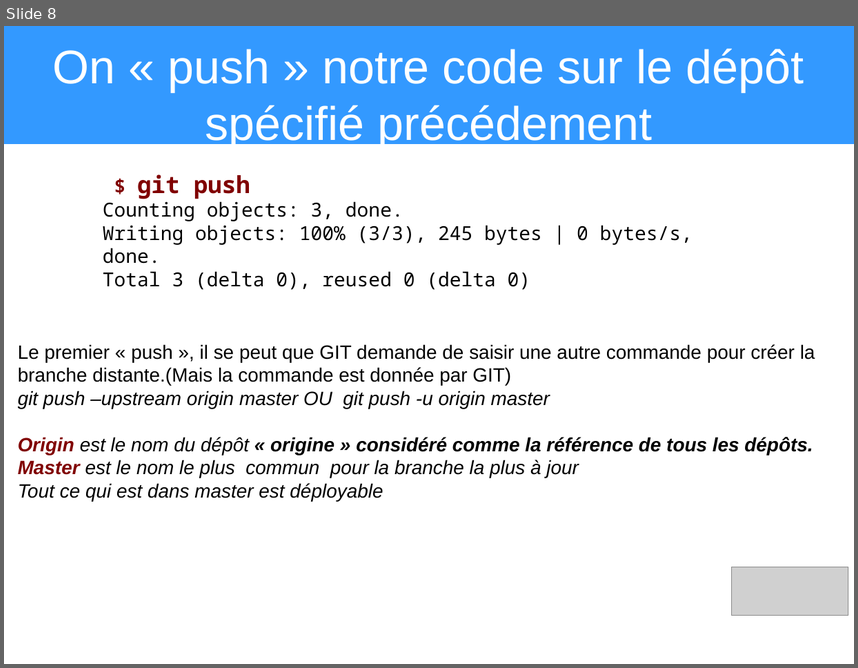
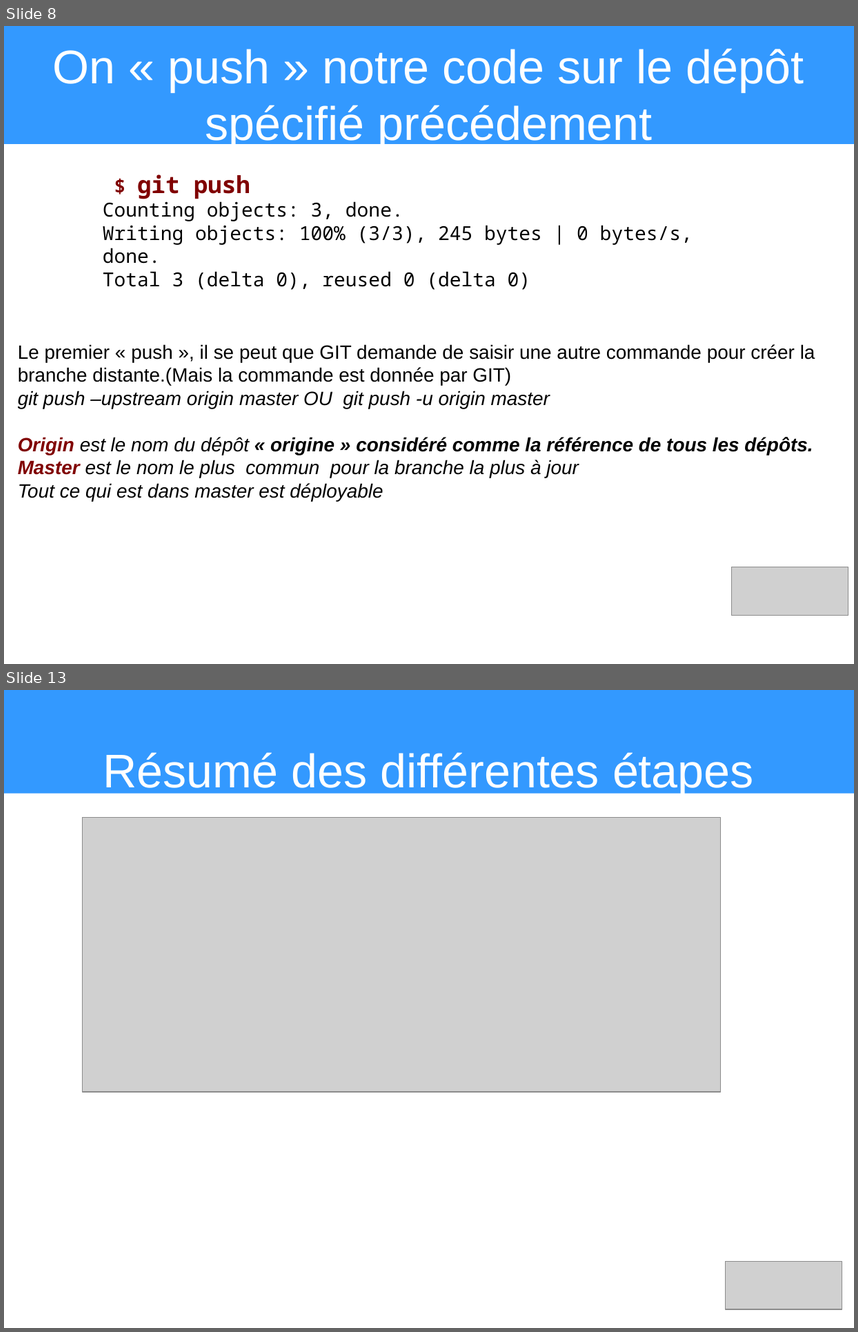
Before and after one commit to heylve/current, a slide deck: Presentations/git_explained.odp. Shown one above the other, each under a label of ours: slide 8 before the commit, slides 8 and 13 after it; the slides between them are not shown. The pictures are 858x668 and 858x1332 pixels, drawn with LibreOffice and Linux fonts; fonts in the diff are those of the drawing; grey boxes stand for pictures. Boxes give left, top, right and bottom in pixels: in the first picture for what was removed or moved away, otherwise in the second. Text is boxed around its words. In the diff, an @@ line names an element or a change of style, - is before the commit and + after.

```diff
--- a/Presentations/git_explained.odp
+++ b/Presentations/git_explained.odp
@@ slide 13 added at (4, 690, 854, 1328), background #FFFFFF @@
@@ title added at (4, 690, 854, 793), fill #3399FF, 44 pt, text #FFFFFF @@
+Résumé des différentes étapes
@@ picture added at (82, 817, 721, 1091) @@
@@ picture added at (726, 1261, 842, 1309) @@
```
Also in this commit, not shown: 2 slides changed, 6 other slides added, 8 slides removed.
